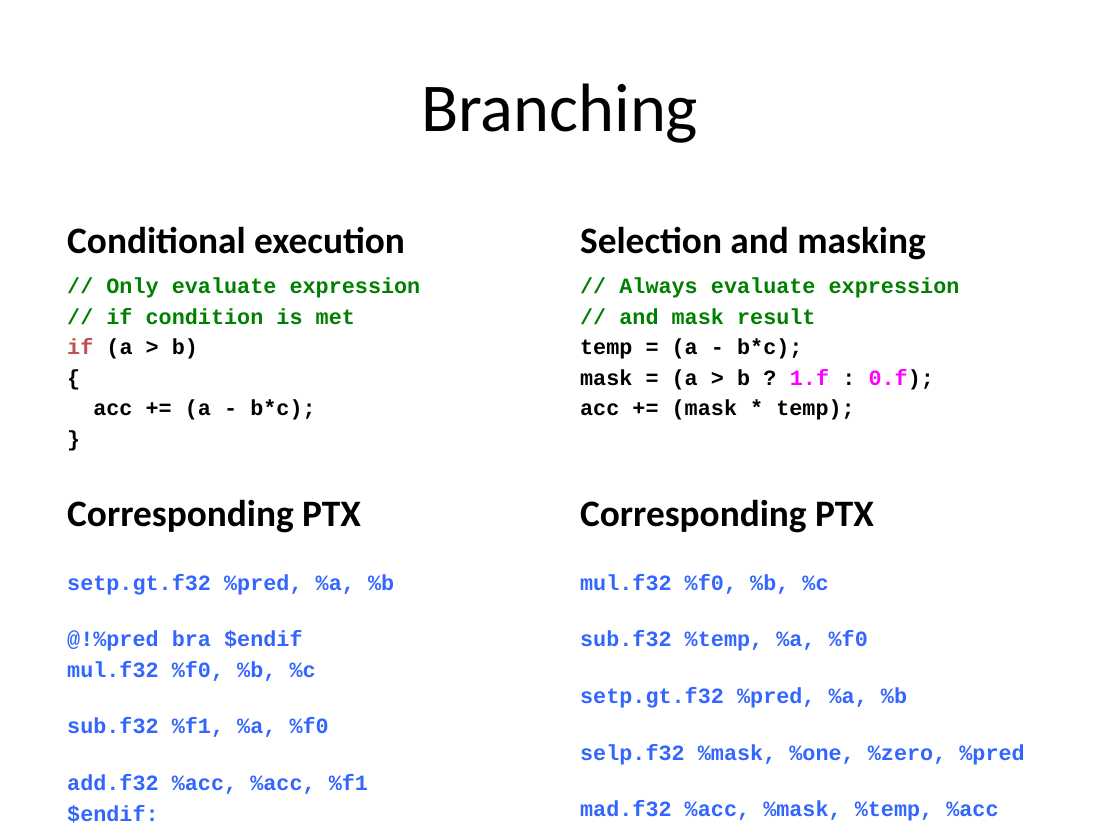
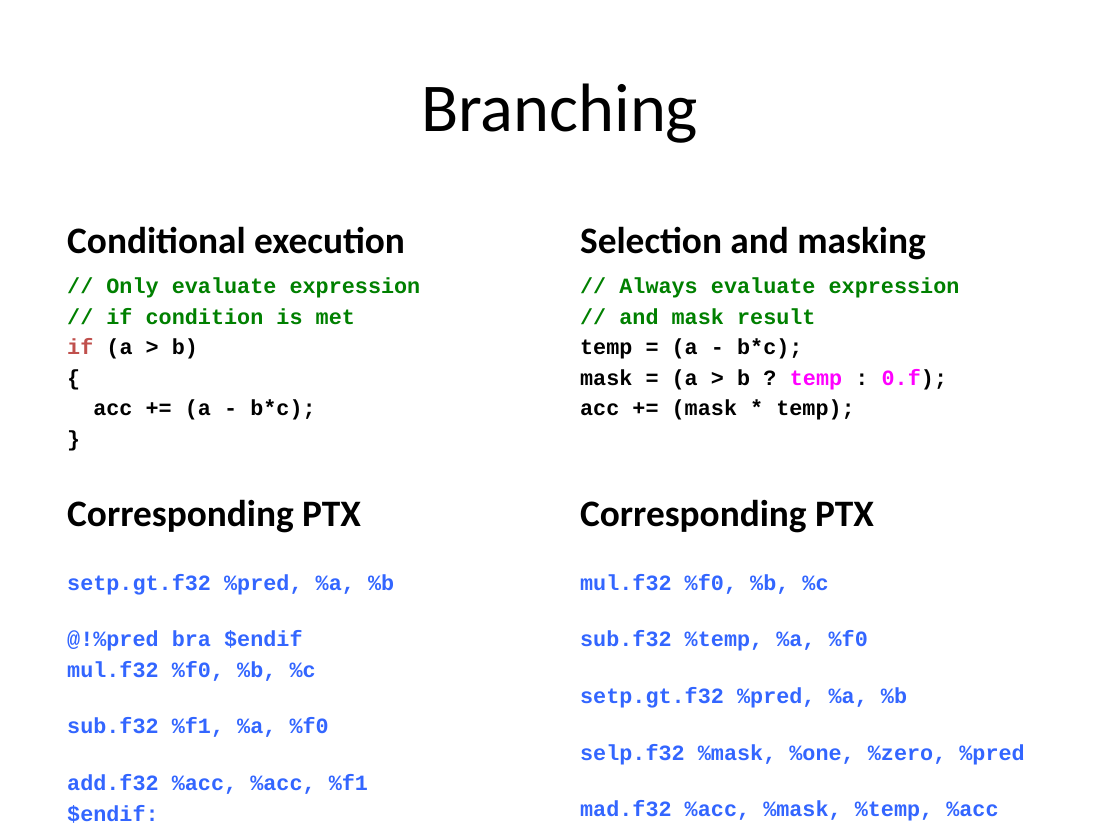
Before and after one commit to UoB-HPC/opencl-training-code, a slide deck: slide 73 of slides/advanced_part3.pptx. Drawn at 1120x840 pixels with LibreOffice and Linux fonts; fonts in the diff are those of the drawing. Boxes give left, top, right and bottom in pixels: in the first picture for what was removed or moved away, otherwise in the second. Text is boxed around its words. In the diff, an @@ line names an element or a change of style, - is before the commit and + after.

```diff
--- a/slides/advanced_part3.pptx
+++ b/slides/advanced_part3.pptx
@@ text at [580, 369, 947, 390]: text changed @@
-mask = (a > b ? 1.f : 0.f);
+mask = (a > b ? temp : 0.f);
```
Also in this commit, not shown: 3 other slides changed, 2 other files.
